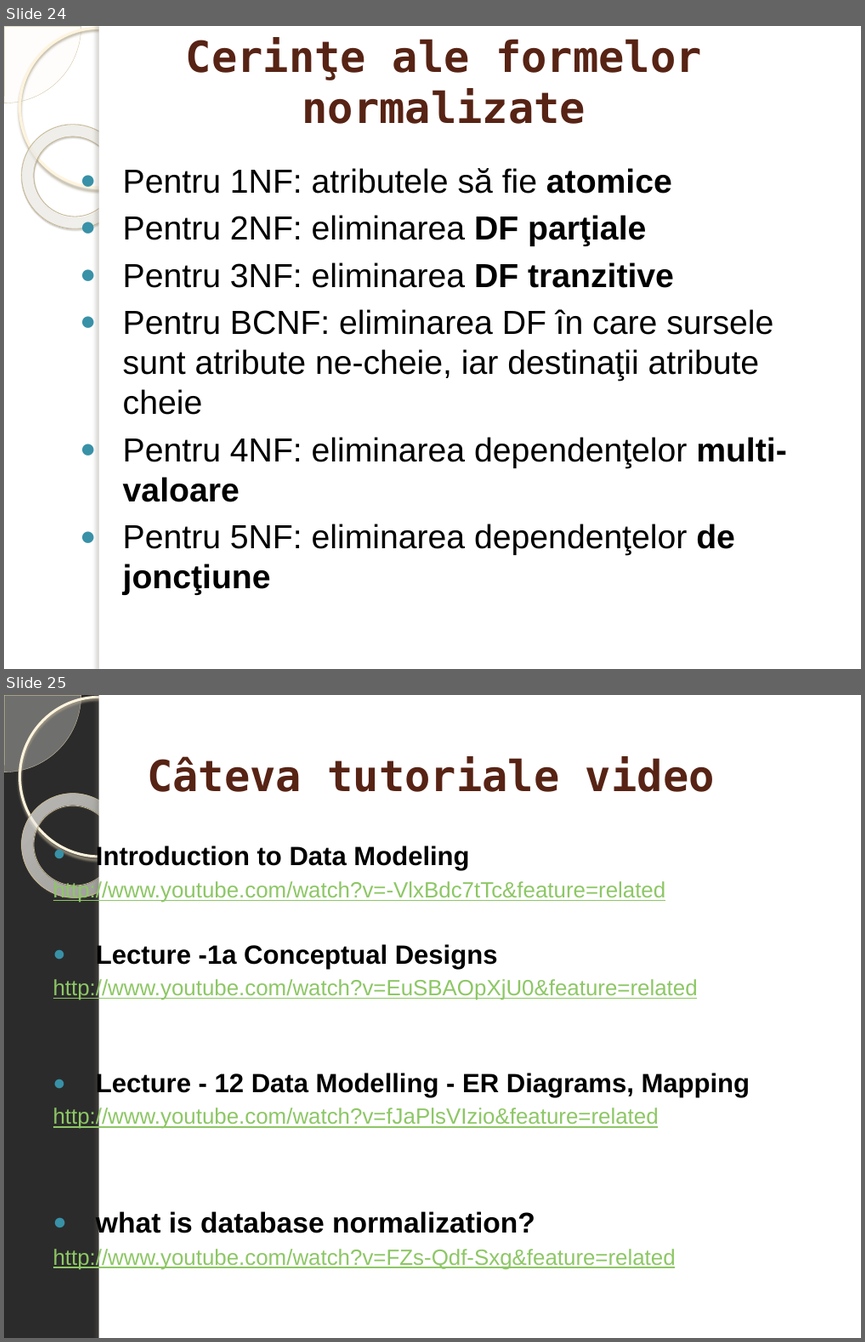
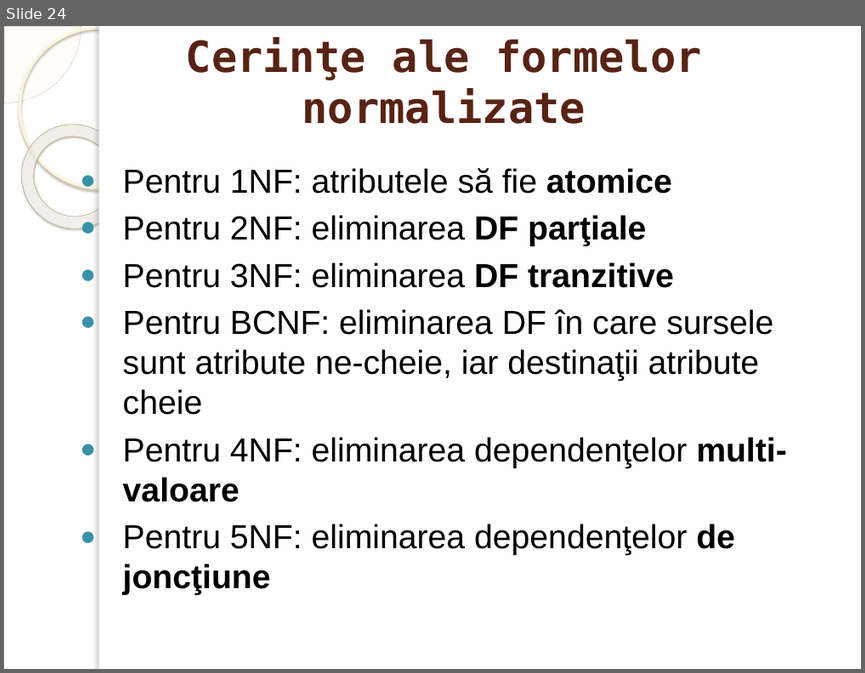
Before and after one commit to marinfotache/Baze-de-date-I, a slide deck: 03_Proiectarea BD prin normalizare/03a_Introducere_in_proiectareaBD.pptx. Shown one above the other, each under a label of ours: slides 24 and 25 before the commit, slide 24 after it. The pictures are 865x1342 and 865x673 pixels, drawn with LibreOffice and Linux fonts; fonts in the diff are those of the drawing; background and template pictures are left out; a plain dark background stands for a picture behind light text. Boxes give left, top, right and bottom in pixels: in the first picture for what was removed or moved away, otherwise in the second. Text is boxed around its words. In the diff, an @@ line names an element or a change of style, - is before the commit and + after.

```diff
--- a/03_Proiectarea BD prin normalizare/03a_Introducere_in_proiectareaBD.pptx
+++ b/03_Proiectarea BD prin normalizare/03a_Introducere_in_proiectareaBD.pptx
@@ slide 25 removed at bbox=[4, 695, 861, 1338], background picture (left out); not listed: 5 template elements that a slide beside it also shows @@
@@ title removed at bbox=[147, 756, 715, 792] @@
-Câteva tutoriale video
@@ text removed at bbox=[53, 844, 750, 1270] @@
-● Introduction to Data Modeling
-http://www.youtube.com/watch?v=-VlxBdc7tTc&feature=related
-● Lecture -1a Conceptual Designs
-http://www.youtube.com/watch?v=EuSBAOpXjU0&feature=related
-● Lecture - 12 Data Modelling - ER Diagrams, Mapping
-http://www.youtube.com/watch?v=fJaPlsVIzio&feature=related
-● what is database normalization?
-http://www.youtube.com/watch?v=FZs-Qdf-Sxg&feature=related
```
